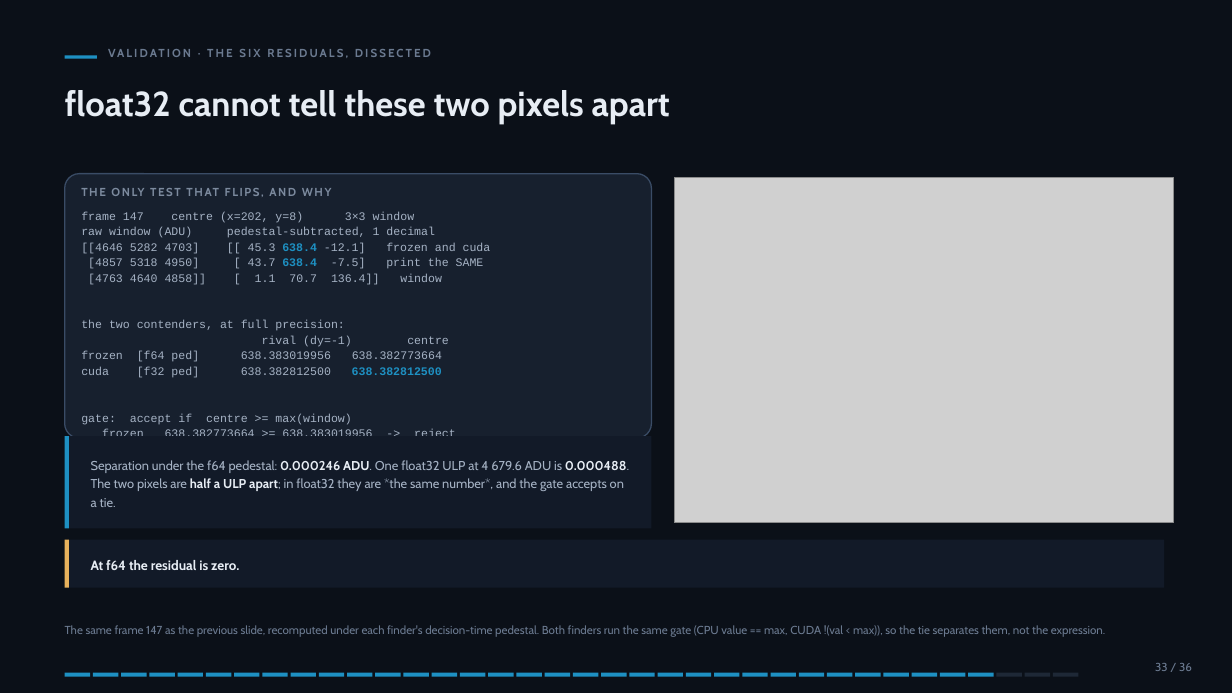
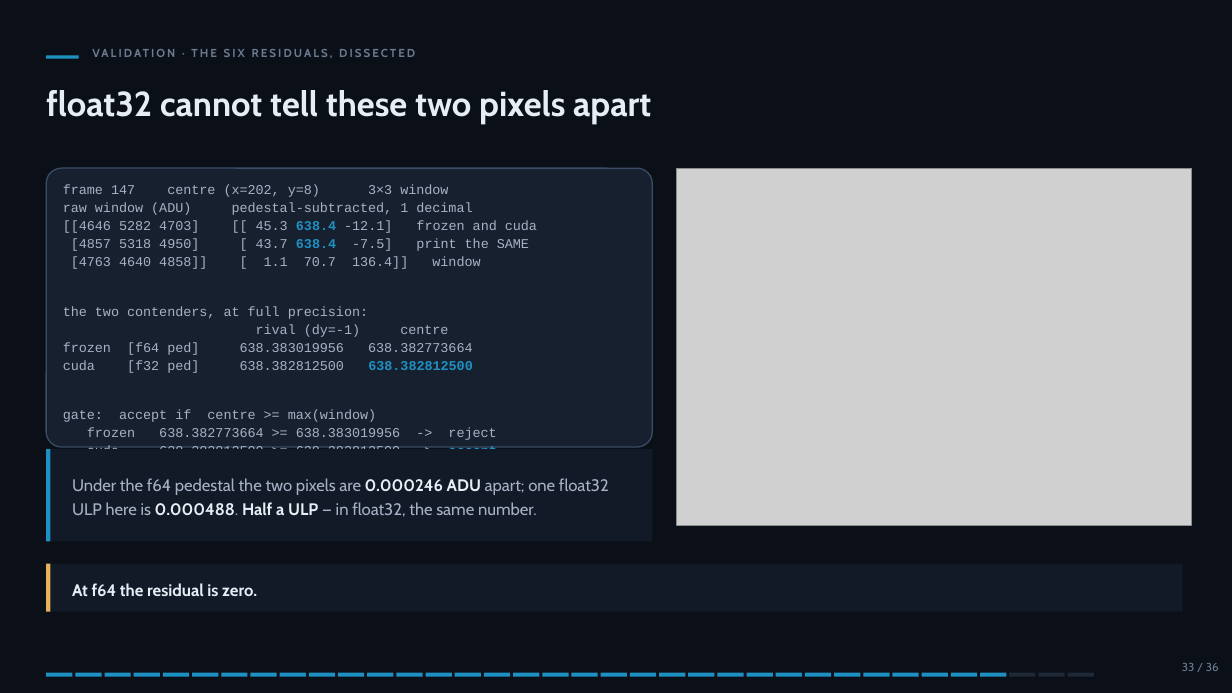
Before and after one commit to slsdetectorgroup/aare, a slide deck: slide 39 of docs/cf_cuda_performance.pptx. Drawn at 1232x693 pixels with LibreOffice and Linux fonts; fonts in the diff are those of the drawing; grey boxes stand for pictures. Boxes give left, top, right and bottom in pixels: in the first picture for what was removed or moved away, otherwise in the second. Text is boxed around its words. In the diff, an @@ line names an element or a change of style, - is before the commit and + after.

```diff
--- a/docs/cf_cuda_performance.pptx
+++ b/docs/cf_cuda_performance.pptx
@@ rectangle: place and size @@
-rectangle at (65, 55, 97, 59)
+rectangle at (46, 55, 79, 59)
@@ text "VALIDATION · THE SIX RESIDUALS, ...": place and size @@
-text "VALIDATION · THE SIX RESIDUALS, ..." at (81, 320, 102, 328)
+text "VALIDATION · THE SIX RESIDUALS, ..." at (465, 239, 489, 248)
@@ text "float32 cannot tell these two ...": place and size @@
-text "float32 cannot tell these two ..." at (65, 90, 670, 124)
+text "float32 cannot tell these two ..." at (46, 90, 651, 124)
@@ rounded rectangle: place and size @@
-rounded rectangle at (65, 174, 652, 438)
+rounded rectangle at (46, 168, 653, 447)
@@ text at (63, 184, 537, 440): text changed; size 9 to 10.5 pt @@
-cuda 638.382812500 >= 638.382812500 -> ACCEPT
+cuda 638.382812500 >= 638.382812500 -> accept
@@ text "frame 147 centre (x=202, y=8) ...": place and size @@
-text "frame 147 centre (x=202, y=8) ..." at (81, 212, 491, 436)
+text "frame 147 centre (x=202, y=8) ..." at (63, 184, 537, 440)
@@ picture: place and size @@
-picture at (675, 177, 1174, 523)
+picture at (677, 168, 1192, 525)
@@ text at (63, 184, 537, 440): size 9 to 10.5 pt @@
@@ text removed at (428, 258, 516, 488) @@
-THE ONLY TEST THAT FLIPS, AND WHY
@@ rectangle: place and size @@
-rectangle at (65, 436, 68, 529)
+rectangle at (46, 449, 50, 542)
@@ rectangle: place and size @@
-rectangle at (68, 436, 651, 529)
+rectangle at (51, 449, 653, 542)
@@ text at (72, 478, 609, 517): text changed; size 10 to 13 pt @@
-Separation under the f64 pedestal: 0.000246 ADU. One float32 ULP at 4 679.6 ADU is 0.000488. The two pixels are half a ULP apart; in float32 they are *the same number*, and the gate accepts on a tie.
+Under the f64 pedestal the two pixels are 0.000246 ADU apart; one float32 ULP here is 0.000488. Half a ULP — in float32, the same number.
@@ rectangle: place and size @@
-rectangle at (65, 540, 68, 588)
+rectangle at (46, 564, 50, 612)
@@ rectangle: place and size @@
-rectangle at (68, 540, 1165, 588)
+rectangle at (51, 564, 1184, 612)
@@ text "At f64 the residual is ...": place and size @@
-text "At f64 the residual is ..." at (91, 560, 239, 570)
+text "At f64 the residual is ..." at (72, 583, 257, 596)
@@ text "At f64 the residual is ..." at (72, 583, 257, 596): size 10.5 to 13 pt @@
@@ text removed at (65, 625, 1105, 637) @@
-The same frame 147 as the previous slide, recomputed under each finder's decision-time pedestal. Both finders run the same gate (CPU value == max, CUDA !(val < max)), so the tie separates them, not the expression.
@@ rectangle: place and size @@
-rectangle at (65, 673, 91, 677)
+rectangle at (46, 673, 72, 677)
@@ 6 rectangles: place and size @@
-6 rectangles at (93, 673, 260, 677)
+6 rectangles at (76, 673, 247, 677)
@@ 6 rectangles: place and size @@
-6 rectangles at (262, 673, 430, 677)
+6 rectangles at (250, 673, 422, 677)
@@ 4 rectangles: place and size @@
-4 rectangles at (432, 673, 543, 677)
+4 rectangles at (426, 673, 539, 677)
@@ 4 rectangles: place and size @@
-4 rectangles at (742, 673, 882, 677)
+4 rectangles at (747, 673, 889, 677)
@@ 5 rectangles: place and size @@
-5 rectangles at (827, 673, 994, 677)
+5 rectangles at (835, 673, 1006, 677)
@@ 3 rectangles: place and size @@
-3 rectangles at (996, 673, 1079, 677)
+3 rectangles at (1009, 673, 1093, 677)
@@ text "33 / 36": place and size @@
-text "33 / 36" at (1155, 663, 1192, 671)
+text "33 / 36" at (1182, 663, 1219, 671)
```
Also in this commit, not shown: 54 other slides changed, 34 other files.
